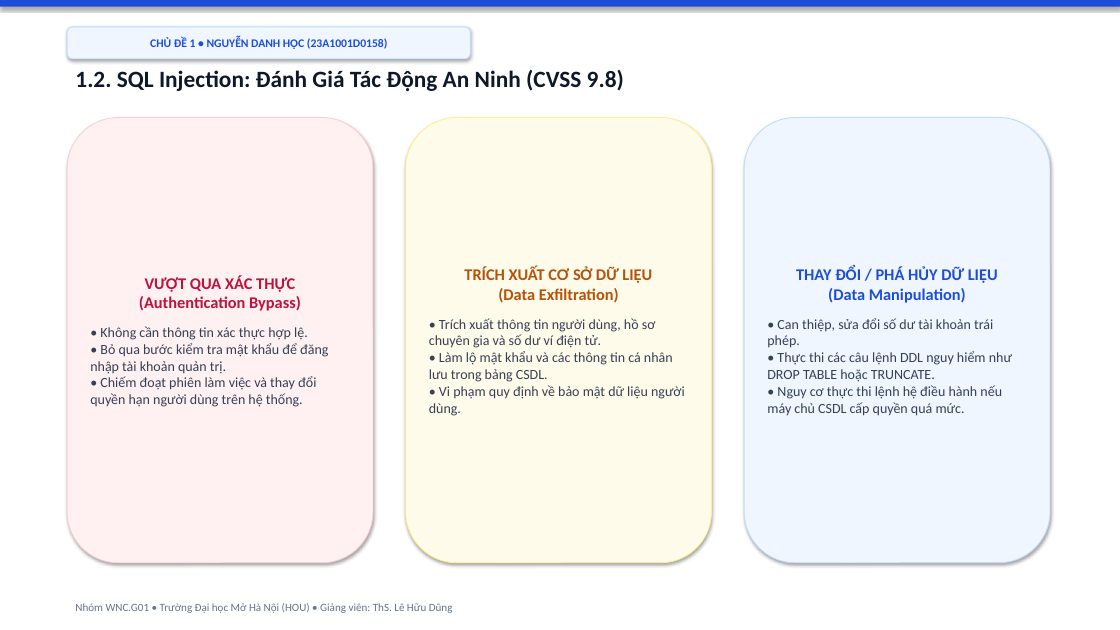
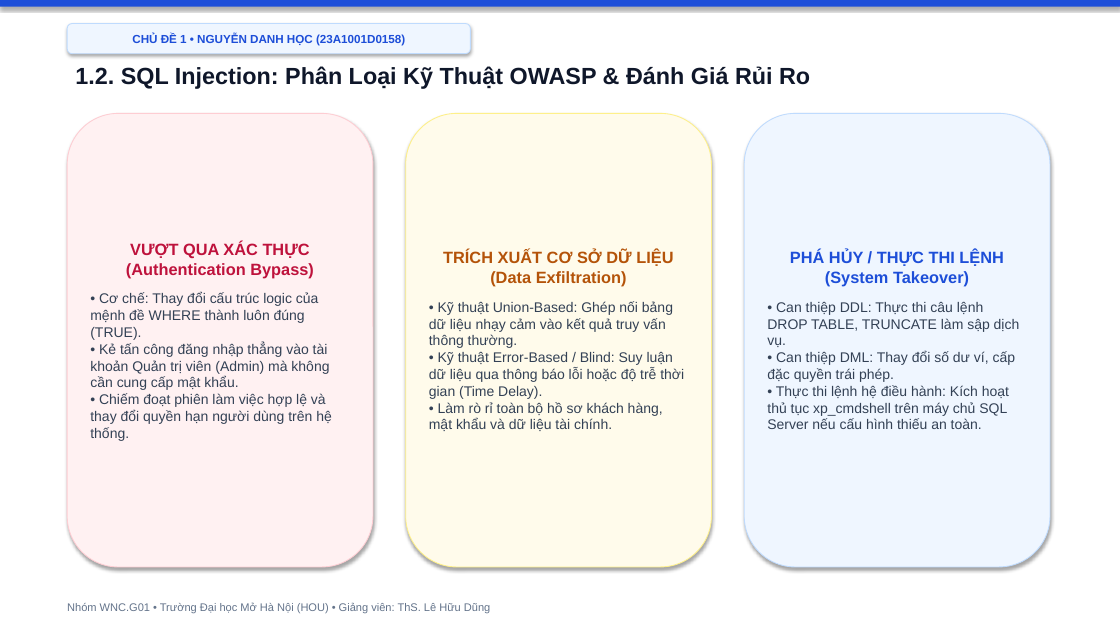
Before and after one commit to hocjsoo/OWASP_Demo, a slide deck: slide 3 of Slide_OWASP_Top3_Nhom_WNC_G01.pptx (slide 4 before the commit). Drawn at 1120x630 pixels with LibreOffice and Linux fonts; fonts in the diff are those of the drawing. Boxes give left, top, right and bottom in pixels: in the first picture for what was removed or moved away, otherwise in the second. Text is boxed around its words. In the diff, an @@ line names an element or a change of style, - is before the commit and + after.

```diff
--- a/Slide_OWASP_Top3_Nhom_WNC_G01.pptx
+++ b/Slide_OWASP_Top3_Nhom_WNC_G01.pptx
@@ rounded rectangle "CHỦ ĐỀ 1 • NGUYỄN ..." at (x1=67, y1=24, x2=471, y2=54): font Calibri to Arial @@
@@ rounded rectangle "CHỦ ĐỀ 1 • NGUYỄN ..." moved from (x1=67, y1=27, x2=471, y2=59) to (x1=67, y1=24, x2=471, y2=54) @@
@@ text at (x1=75, y1=66, x2=810, y2=89): text changed; font Calibri to Arial @@
-1.2. SQL Injection: Đánh Giá Tác Động An Ninh (CVSS 9.8)
+1.2. SQL Injection: Phân Loại Kỹ Thuật OWASP & Đánh Giá Rủi Ro
@@ rounded rectangle "VƯỢT QUA XÁC THỰC (Authentication ..." resized from (x1=67, y1=118, x2=373, y2=563) to (x1=67, y1=113, x2=373, y2=567) @@
@@ rounded rectangle "TRÍCH XUẤT CƠ SỞ DỮ ..." resized from (x1=406, y1=118, x2=712, y2=563) to (x1=406, y1=113, x2=712, y2=567) @@
@@ rounded rectangle "PHÁ HỦY / THỰC THI ..." resized from (x1=744, y1=118, x2=1050, y2=563) to (x1=744, y1=113, x2=1050, y2=567) @@
@@ text in rounded rectangle at (x1=126, y1=242, x2=314, y2=278): font Calibri to Arial in "VƯỢT QUA XÁC THỰC (Authentication Bypass)" @@
@@ text in rounded rectangle at (x1=443, y1=250, x2=673, y2=287): font Calibri to Arial in "TRÍCH XUẤT CƠ SỞ DỮ LIỆU (Data ..." @@
@@ text in rounded rectangle at (x1=767, y1=250, x2=1020, y2=429): text changed; font Calibri to Arial @@
-THAY ĐỔI / PHÁ HỦY DỮ LIỆU
-(Data Manipulation)
-• Can thiệp, sửa đổi số dư tài khoản trái phép.
-• Thực thi các câu lệnh DDL nguy hiểm như DROP TABLE hoặc TRUNCATE.
-• Nguy cơ thực thi lệnh hệ điều hành nếu máy chủ CSDL cấp quyền quá mức.
+PHÁ HỦY / THỰC THI LỆNH
+(System Takeover)
+• Can thiệp DDL: Thực thi câu lệnh DROP TABLE, TRUNCATE làm sập dịch vụ.
+• Can thiệp DML: Thay đổi số dư ví, cấp đặc quyền trái phép.
+• Thực thi lệnh hệ điều hành: Kích hoạt thủ tục xp_cmdshell trên máy chủ SQL Server nếu cấu hình thiếu an toàn.
@@ text in rounded rectangle at (x1=90, y1=292, x2=332, y2=441): text changed; font Calibri to Arial @@
-• Không cần thông tin xác thực hợp lệ.
-• Bỏ qua bước kiểm tra mật khẩu để đăng nhập tài khoản quản trị.
-• Chiếm đoạt phiên làm việc và thay đổi quyền hạn người dùng trên hệ thống.
+• Cơ chế: Thay đổi cấu trúc logic của mệnh đề WHERE thành luôn đúng (TRUE).
+• Kẻ tấn công đăng nhập thẳng vào tài khoản Quản trị viên (Admin) mà không cần cung cấp mật khẩu.
+• Chiếm đoạt phiên làm việc hợp lệ và thay đổi quyền hạn người dùng trên hệ thống.
@@ text in rounded rectangle at (x1=429, y1=301, x2=684, y2=431): text changed; font Calibri to Arial @@
-• Trích xuất thông tin người dùng, hồ sơ chuyên gia và số dư ví điện tử.
-• Làm lộ mật khẩu và các thông tin cá nhân lưu trong bảng CSDL.
-• Vi phạm quy định về bảo mật dữ liệu người dùng.
+• Kỹ thuật Union-Based: Ghép nối bảng dữ liệu nhạy cảm vào kết quả truy vấn thông thường.
+• Kỹ thuật Error-Based / Blind: Suy luận dữ liệu qua thông báo lỗi hoặc độ trễ thời gian (Time Delay).
+• Làm rò rỉ toàn bộ hồ sơ khách hàng, mật khẩu và dữ liệu tài chính.
@@ text "Nhóm WNC.G01 • Trường Đại ..." at (x1=67, y1=603, x2=490, y2=614): font Calibri to Arial @@
```
Also in this commit, not shown: 17 other slides changed, 1 slide added, 4 slides removed, 34 other files.
